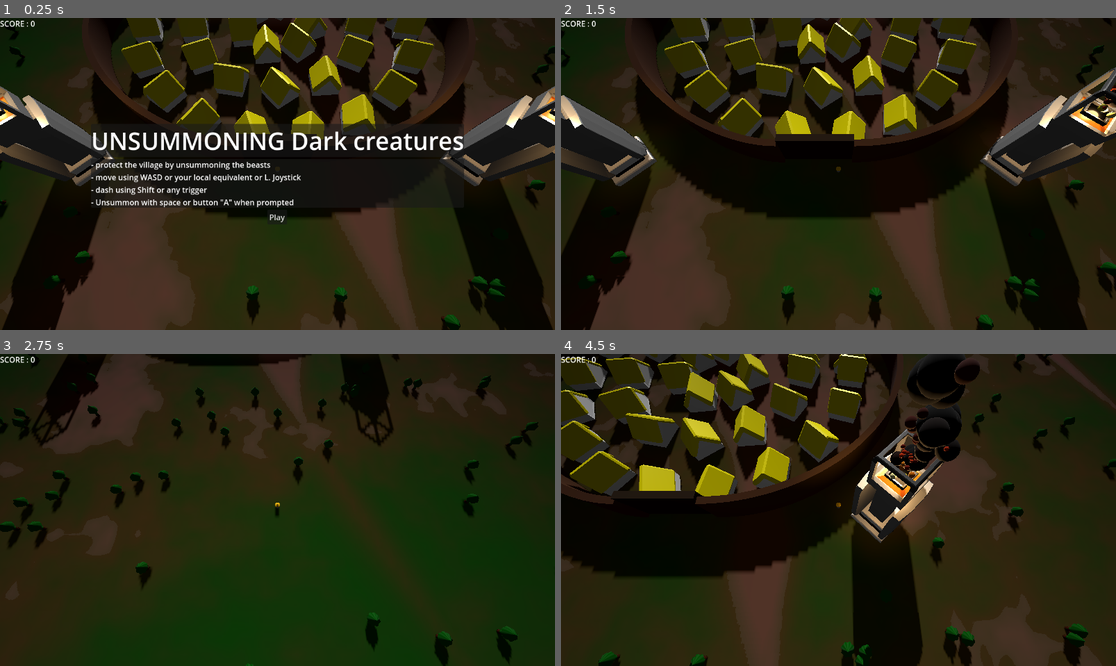
Above: before the commit, frames 1-4 (two rows, left to right).
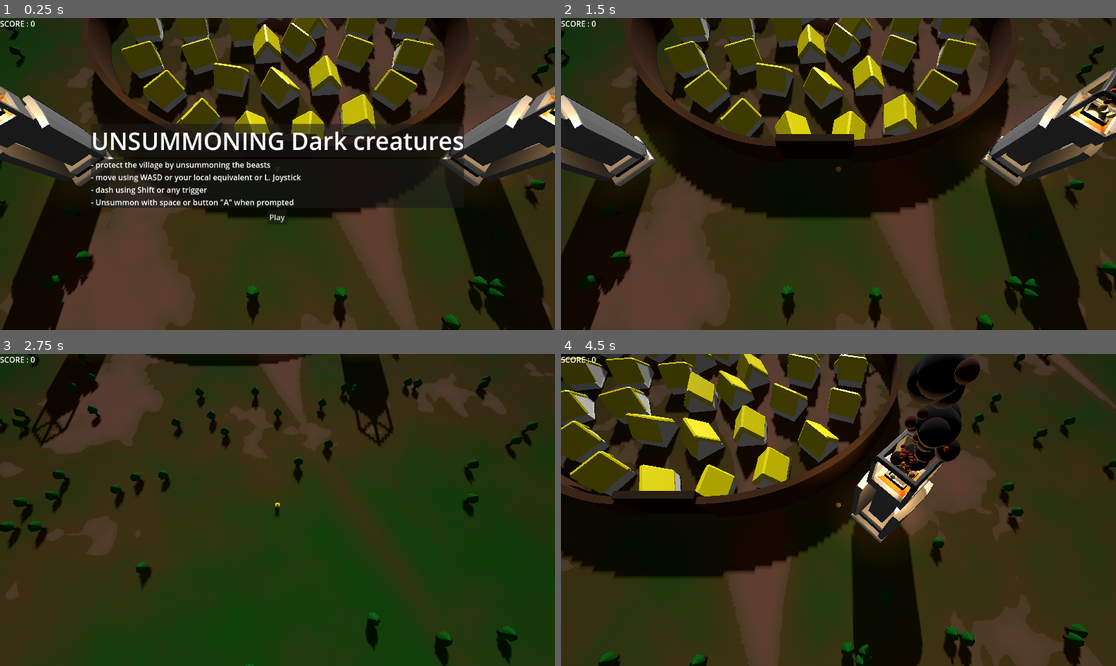
Above: after the commit, the same moments.

Repository: AngryCyboot/LD55
Game: Godot game, scene res://Main.tscn
The game is run twice, just before and just after one commit, with the same random seed, the same clock (stepped at 60 frames per second) and the same inputs.
Inputs (mouse positions are in pixels of both pictures, inside the frame that each line leads up to):
- Up to frame 1 (0.25 s): no input
- Up to frame 2 (1.5 s): click "Play" at 0.5 s; tap Enter (ui_accept) at 1.25 s; move the mouse to (960, 158) at 1.27 s; hold D (East) from 1.28 s (still down); hold Space (Context) from 1.28 s (still down); click (960, 158) at 1.42 s
- Up to frame 3 (2.75 s): tap Enter (ui_accept) at 1.52, 2.27 s; move the mouse to (166, 525) at 2.02 s; release D (East) at 2.03 s; release Space (Context) at 2.03 s; hold S (South) from 2.03 s (still down); tap Shift (Dash) at 2.1 s
- Up to frame 4 (4.5 s): move the mouse to (894, 441) at 2.77 s; release S (South) at 2.78 s; hold D (East) 2.78-3.53 s; hold F 2.78-3.53 s; move the mouse to (810, 572) at 3.52 s; hold W (North) 3.53-4.28 s; tap Space (Context) at 3.6 s; click (810, 572) at 3.67 s; tap Enter (ui_accept) at 3.77 s; move the mouse to (1005, 556) at 4.27 s; hold A (West) from 4.28 s (still down); hold Shift (Dash) from 4.28 s (still down)

The runs differ from the first frame. In frame 1, 2.6% of the frame differs, in the area x 0-100%, y 0-49%; in frame 2, 3.0%; in frame 3, less than 0.1%; in frame 4, 4.0%, in the area x 0-98%, y 0-56%.

Commit message:
game balance

Diff:
--- a/Main.gd
+++ b/Main.gd
@@ -23,14 +23,11 @@
 		var angle : float = randf_range(0,TAU)
 		boss.position = Vector3(cos(angle),0,sin(angle))*spawn_radius
 		boss.rotate_y(-angle)
-		var r : int = randi_range(0,2)
-		var g : int = randi_range(0,2)
-		var b : int = randi_range(0,2)
-		if r+g+b == 0:
-			var code : Array = [r,g,b]
+		var code : Array = [randi_range(0,2),randi_range(0,2),randi_range(0,2)]
+		if code[0]+code[1]+code[2] < 2:
 			code[randi_range(0,2)] +=1
 			code[randi_range(0,2)] +=1
-		boss.unsummon_color_code = Vector3(r,g,b)
+		boss.unsummon_color_code = Vector3(code[0],code[1],code[2])
 		$Enemies.add_child(boss)
 		#for x in i:
 			#angle = float(x/float(i)) * TAU
--- a/Main.tscn
+++ b/Main.tscn
@@ -11,10 +11,12 @@
 fog_enabled = true
 fog_light_color = Color(0.517647, 0.552941, 0.607843, 1)
 fog_light_energy = 0.0
+fog_density = 0.005
 
 [node name="Node3D" type="Node3D"]
 script = ExtResource("1_ybr70")
-spawn_radius = 500.0
+spawn_radius = 450.0
+spawn_time = 45.0
 
 [node name="Map" parent="." instance=ExtResource("1_u7ov3")]
 
